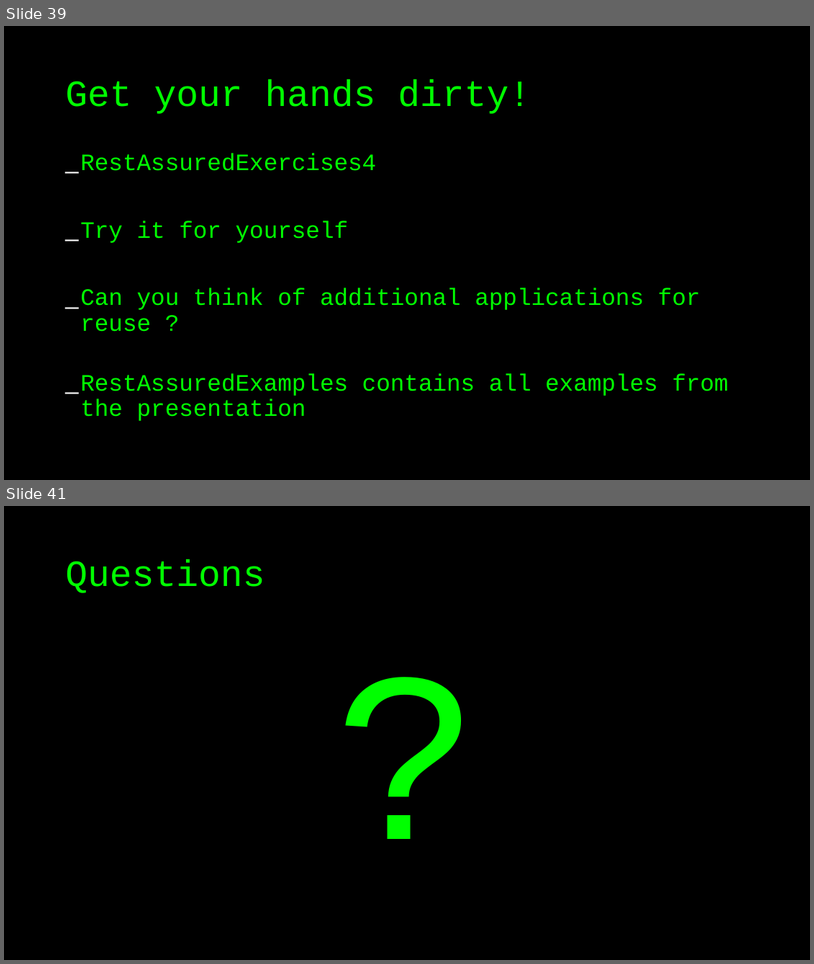
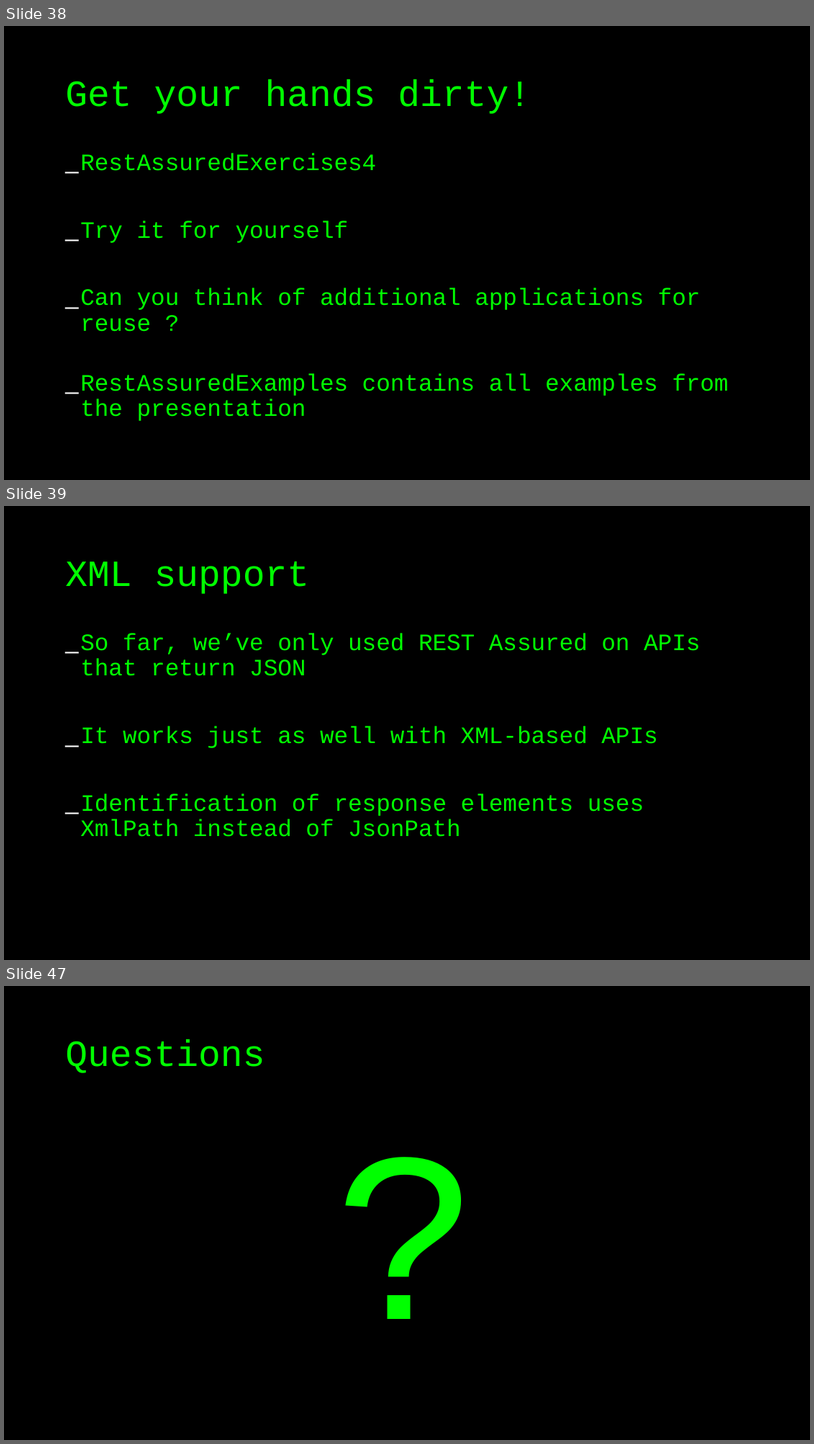
Before and after one commit to basdijkstra/rest-assured-workshop, a slide deck: RestAssuredWorkshop.odp. Shown one above the other, each under a label of ours: slides 39 and 41 before the commit, slides 38, 39 and 47 after it; the slides between them are not shown. The pictures are 814x964 and 814x1444 pixels, drawn with LibreOffice and Linux fonts; fonts in the diff are those of the drawing. Boxes give left, top, right and bottom in pixels: in the first picture for what was removed or moved away, otherwise in the second. Text is boxed around its words. In the diff, an @@ line names an element or a change of style, - is before the commit and + after.

Commit message:
Added extra exercises as well as a README.md

```diff
--- a/RestAssuredWorkshop.odp
+++ b/RestAssuredWorkshop.odp
@@ slide 39 added at (4,506,810,960), background #000000 @@
@@ title added at (65,561,310,594), 44 pt, text #00FF00 @@
+XML support
@@ text added at (80,633,700,836), 28 pt, text #00FF00 @@
+_ So far, we’ve only used REST Assured on APIs that return JSON
+_ It works just as well with XML-based APIs
+_ Identification of response elements uses XmlPath instead of JsonPath
@@ what was slide 39 is now slide 38 @@
@@ what was slide 41 is now slide 47 @@
```
Also in this commit, not shown: 1 slide changed, 7 other slides added, 2 slides removed, 8 other files.
